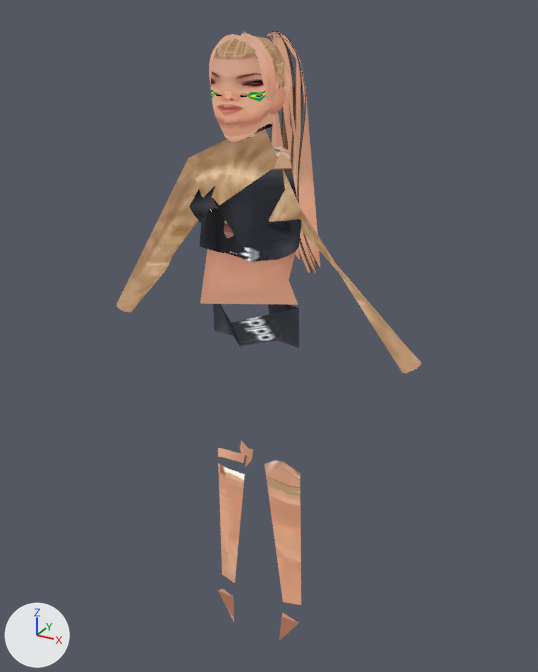
Before and after pictures for a commit that changed the glTF model public/models/characters/MaiBrasil.glb.
One viewpoint serves both versions: a camera (50 mm lens) standing at (0.919, -1.636, 1.842) and looking at (-0.013, 0.058, 0.995). Lighting does not change. The marker at lower left points along +X, +Y and +Z. The picture after the commit comes second. Vertices at exactly the same position are counted once.

Objects in the first picture: 'MaiBrasil'.
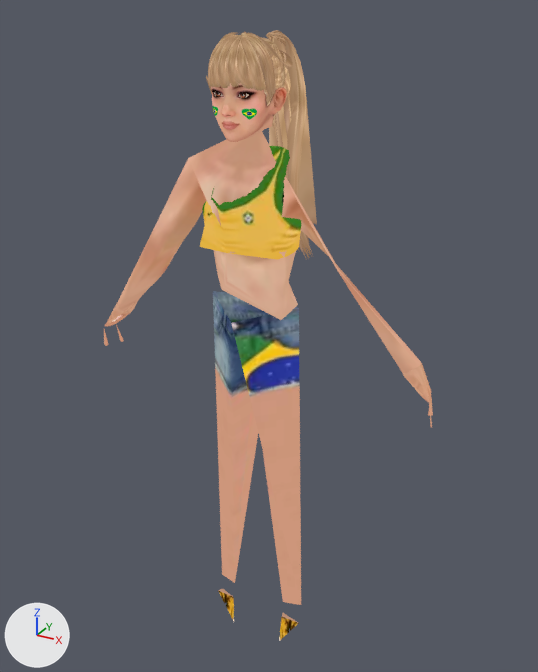
Boxes [x1, y1, x2, y2] around the edits, measured in the pictures (538 x 672 px; the box of a moved part takes in the faces that stretch with it):
'MaiBrasil', reshaped (8% wider): before [117, 31, 421, 641]; after [104, 30, 433, 641]
part 1 of me_mesh_0, reshaped: before [188, 32, 298, 467]; after [124, 32, 298, 320]
part 2 of me_mesh_0, moved or reshaped (not visible before): after [428, 397, 433, 428]
part 3 of me_mesh_0, built on: after [104, 329, 108, 346]
part 4 of me_mesh_0, surface changed: before [117, 31, 419, 641]; after [105, 30, 431, 641]

What changed in the scene script:
```text
Change me_mesh_0:
    used by ob_maibrasil; location = (0.0, 0.0, 0.0)
    remove me_mesh_0.from_pydata(...)  # 3079 vertices, 5869 faces; spans x -0.51..0.51, y -0.19..0.22, z 0.0..1.79
    add me_mesh_0.from_pydata(...)  # 3919 vertices, 7544 faces; spans x -0.51..0.51, y -0.19..0.22, z 0.0..1.79
    me_mesh_0 part 1: 89 vertices moved from x -0.09..0.09, y -0.16..0.14, z 1.27..1.79 to x -0.09..0.09, y -0.18..0.12, z 1.27..1.79; 16 vertices removed from x -0.35..0.08, y -0.16..0.11, z 0.92..1.79; 860 vertices added at x -0.27..0.12, y -0.19..0.1, z 1.13..1.79
    me_mesh_0 part 2: 3 vertices removed from x 0.46..0.51, y -0.1..-0.04, z 0.91..0.95; 3 vertices added at x 0.48..0.51, y -0.07..-0.02, z 0.91
    me_mesh_0 part 3: 5 vertices removed from x -0.49..-0.46, y -0.1..-0.04, z 0.89..0.95; 1 vertex added at x -0.5, y -0.07, z 0.91
    me_mesh_0 part 4: 4620 kept faces spanning x -0.51..0.5, y -0.19..0.22, z 0.0..1.79 get new texture (UV) coordinates
```
